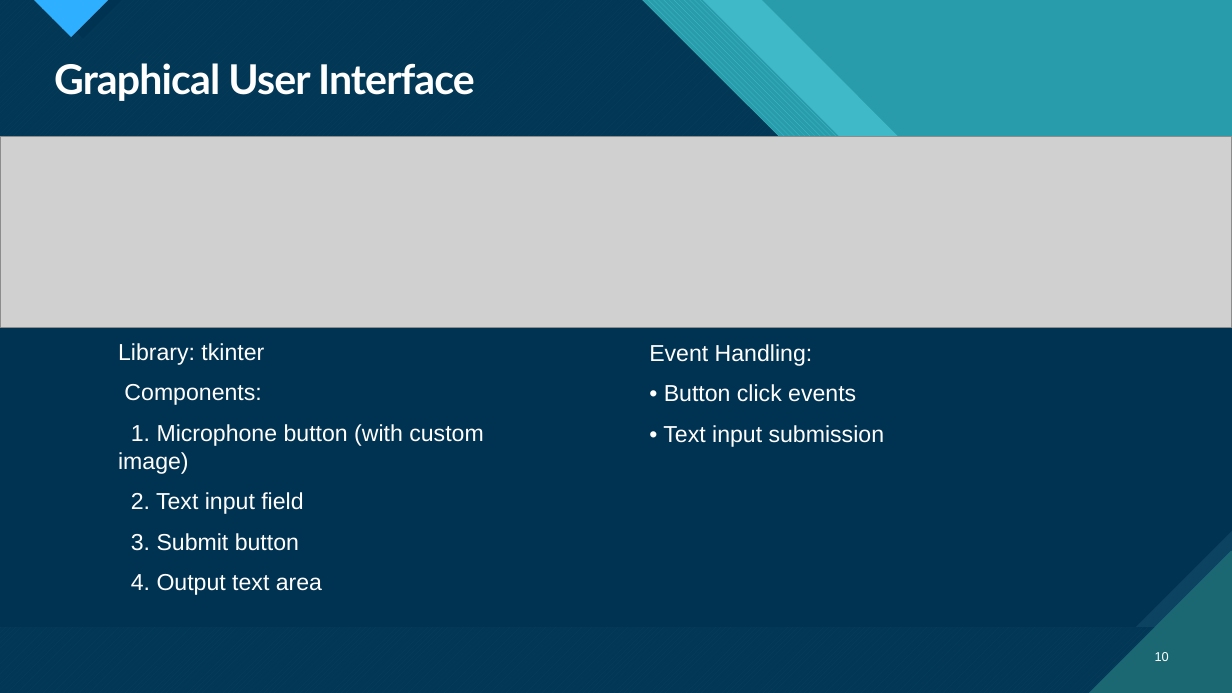
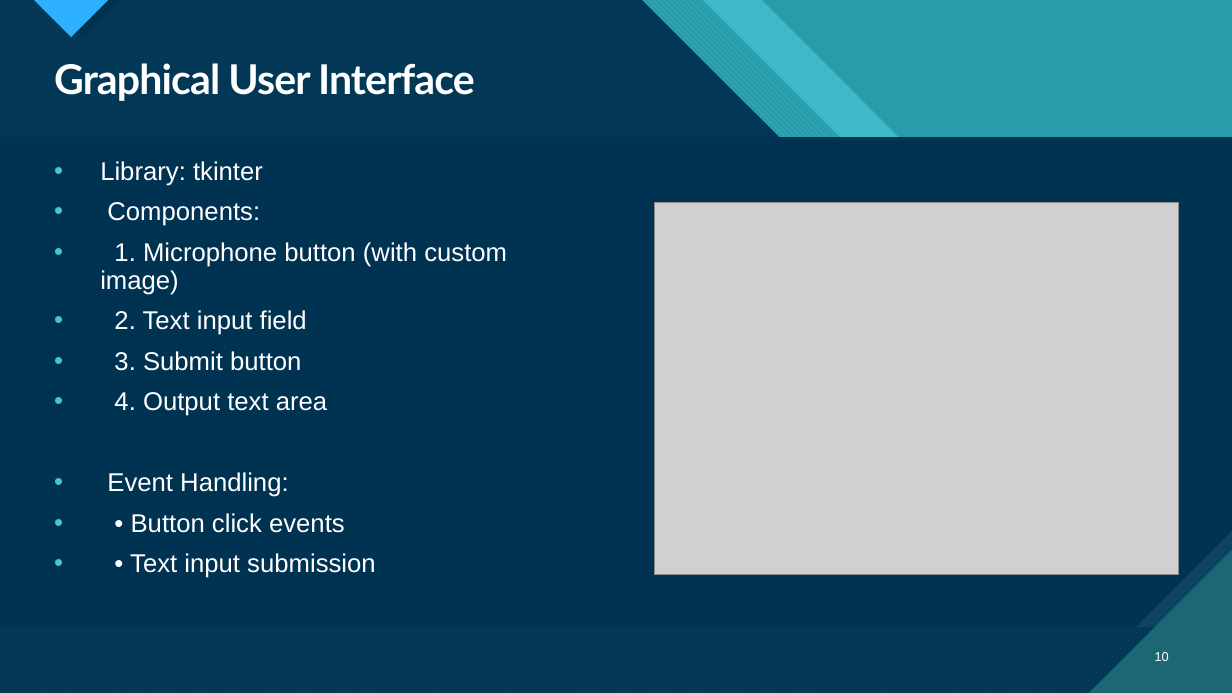
Before and after one commit to RPrincy/Personal-Virtual-Assistant, a slide deck: slide 10 of sparrow virtual assistance python.pptx. Drawn at 1232x693 pixels with LibreOffice and Linux fonts; fonts in the diff are those of the drawing; grey boxes stand for pictures. Boxes give left, top, right and bottom in pixels: in the first picture for what was removed or moved away, otherwise in the second. Text is boxed around its words. In the diff, an @@ line names an element or a change of style, - is before the commit and + after.

```diff
--- a/sparrow virtual assistance python.pptx
+++ b/sparrow virtual assistance python.pptx
@@ picture removed at box(0, 137, 1232, 327) @@
@@ text "Library: tkinter": place and size @@
-text "Library: tkinter" at box(118, 343, 483, 595)
+text "Library: tkinter" at box(100, 161, 507, 578)
@@ text at box(100, 161, 507, 416): size 18 to 20 pt in "Library: tkinter", "Components:", "1. Microphone button (with custom image)", "2. Text input field" and 2 more places; bullet none to •; line spacing 1 to 0.9 @@
@@ picture added at box(654, 202, 1178, 575) @@
@@ text removed at box(649, 344, 884, 447) @@
-Event Handling:
-• Button click events
-• Text input submission
@@ text at box(107, 472, 376, 578): paragraphs added @@
+• Event Handling:
+• • Button click events
+• • Text input submission
```
